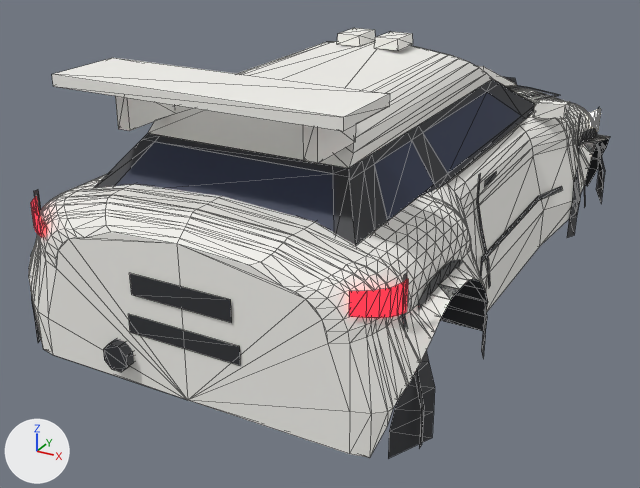
The glTF model assets/meshes/lynx/Lynx.glb: old version first, new version second.
The view is the same before and after, from a 50 mm lens placed at (6.49, -13.68, 5.36), pointed at (-0.53, -0.92, -1.01). Every picture has the same lights, and +X, +Y and +Z are marked at lower left. The first picture is the older version. Mesh edges are drawn as thin lines.

The older version as bpy lines, for what is in view:
```python
me_opt_wing_rally_wingblade = bpy.data.meshes.new('Opt_Wing_Rally_WingBlade')
me_opt_wing_rally_wingblade.from_pydata(...)  # a box spanning x -2.15..2.15, y -5.25..-4.05, z 2.57..2.73
me_opt_wing_rally_wingblade.materials.append(mat_body)  # white #f7f6f1
me_tailgarnish = bpy.data.meshes.new('TailGarnish')
me_tailgarnish.from_pydata([(-0.9, -5.62, -0.6), (0.9, -5.62, -0.6), (0.9, -5.62, -0.32), (-0.9, -5.62, -0.32)], [], [(0, 1, 2), (0, 2, 3)])
me_tailgarnish.materials.append(mat_trim)  # dark grey #2f3035
me_trunk = bpy.data.meshes.new('Trunk')
me_trunk.from_pydata(...)  # 25 vertices, 32 faces; spans x -2.3..2.3, y -5.15..-4.85, z 0.96..1.2
me_trunk.materials.append(mat_body)  # white #f7f6f1
ob_opt_wing_rally_wingblade = bpy.data.objects.new('Opt_Wing_Rally_WingBlade', me_opt_wing_rally_wingblade)
ob_opt_wing_rally_wingblade.location = (0.0, 0.0, 0.0)
ob_tailgarnish = bpy.data.objects.new('TailGarnish', me_tailgarnish)
ob_tailgarnish.location = (0.0, 0.0, 0.0)
ob_trunk = bpy.data.objects.new('Trunk', me_trunk)
ob_trunk.location = (0.0, 0.0, 0.0)
# also in view: 'Cowl' at (0.0, -0.92, 1.06); 'Fender_RR' at (2.51, -3.25, -0.23); 'RearPanel' at (0.0, -5.63, 0.16); 'Opt_Wing_Rally_Wing' at (0.0, -4.25, 2.26); 'Door_FR' at (2.51, 0.82, -0.24)
```
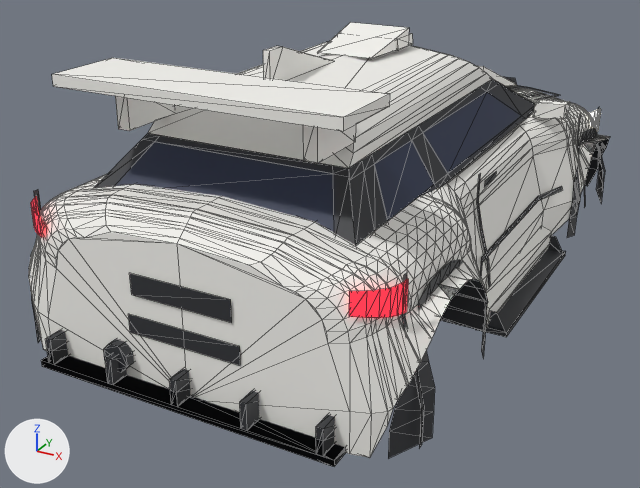
What changed in the scene script:
```text
Add me_opt_roof_scoop_accroofscoop:
    me_opt_roof_scoop_accroofscoop.from_pydata([(-0.48, -1.1, 2.44), (0.48, -1.1, 2.44), (0.55, 0.2, 2.72), (-0.55, 0.2, 2.72), (0.55, 0.2, 2.42), (0.48, -1.1, 2.42), (-0.48, -1.1, 2.42), (-0.55, 0.2, 2.42)], [], [(0, 1, 2), (0, 2, 3), (4, 2, 1), (4, 1, 5), (6, 0, 3), (6, 3, 7)])
    me_opt_roof_scoop_accroofscoop.materials.append(mat_body)  # white #f7f6f1
Add me_opt_roof_fin_accsharkfin:
    me_opt_roof_fin_accsharkfin.from_pydata([(0.05, -3.05, 2.92), (0.05, -3.4, 2.92), (0.05, -3.4, 2.43), (0.05, -1.5, 2.43), (-0.05, -1.5, 2.43), (-0.05, -3.4, 2.43), (-0.05, -3.4, 2.92), (-0.05, -3.05, 2.92)], [], [(0, 1, 2), (0, 2, 3), (4, 5, 6), (4, 6, 7), (6, 1, 0), (6, 0, 7), (7, 0, 3), (7, 3, 4), (5, 2, 1), (5, 1, 6)])
    me_opt_roof_fin_accsharkfin.materials.append(mat_body)  # white #f7f6f1
Add ob_opt_skirts_side_accskirt_r:
    ob_opt_skirts_side_accskirt_r = bpy.data.objects.new('Opt_Skirts_Side_AccSkirt_R', me_opt_skirts_side_accskirt_r)  # 10 vertices, 14 faces; spans x 2.72..2.92, y -1.75..1.75, z -1.46..-0.98; in mat_body (white #f7f6f1)
    ob_opt_skirts_side_accskirt_r.location = (0.0, 0.0, 0.0)
Add ob_opt_skirts_blade_accsideblade_r:
    ob_opt_skirts_blade_accsideblade_r = bpy.data.objects.new('Opt_Skirts_Blade_AccSideBlade_R', me_opt_skirts_blade_accsideblade_r)  # 16 vertices, 16 faces; spans x 2.72..3.22, y -1.75..1.75, z -1.48..-1.12; in mat_trim (dark grey #2f3035)
    ob_opt_skirts_blade_accsideblade_r.location = (0.0, 0.0, 0.0)
Add ob_opt_roof_scoop_accroofscoop:
    ob_opt_roof_scoop_accroofscoop = bpy.data.objects.new('Opt_Roof_Scoop_AccRoofScoop', me_opt_roof_scoop_accroofscoop)
    ob_opt_roof_scoop_accroofscoop.location = (0.0, 0.0, 0.0)
Add ob_opt_roof_fin_accsharkfin:
    ob_opt_roof_fin_accsharkfin = bpy.data.objects.new('Opt_Roof_Fin_AccSharkFin', me_opt_roof_fin_accsharkfin)
    ob_opt_roof_fin_accsharkfin.location = (0.0, 0.0, 0.0)
Add ob_opt_diffuser_road_accdiffuser:
    ob_opt_diffuser_road_accdiffuser = bpy.data.objects.new('Opt_Diffuser_Road_AccDiffuser', me_opt_diffuser_road_accdiffuser)  # a box spanning x -2.4..2.4, y -5.89..-5.34, z -1.44..-1.34; a box spanning x -2.25..-2.15, y -5.89..-5.34, z -1.34..-1.12; a box spanning x -0.05..0.05, y -5.89..-5.34, z -1.34..-1.12; a box spanning x 2.15..2.25, y -5.89..-5.34, z -1.34..-1.12; in mat_trim (dark grey #2f3035)
    ob_opt_diffuser_road_accdiffuser.location = (0.0, 0.0, 0.0)
Add ob_opt_diffuser_race_accdiffuserrace:
    ob_opt_diffuser_race_accdiffuserrace = bpy.data.objects.new('Opt_Diffuser_Race_AccDiffuserRace', me_opt_diffuser_race_accdiffuserrace)  # a box spanning x -2.4..2.4, y -5.89..-4.99, z -1.44..-1.34; a box spanning x -2.25..-2.15, y -5.89..-4.99, z -1.34..-0.94; a box spanning x -1.15..-1.05, y -5.89..-4.99, z -1.34..-0.94; a box spanning x -0.05..0.05, y -5.89..-4.99, z -1.34..-0.94; a box spanning x 1.05..1.15, y -5.89..-4.99, z -1.34..-0.94; a box spanning x 2.15..2.25, y -5.89..-4.99, z -1.34..-0.94; in mat_trim (dark grey #2f3035)
    ob_opt_diffuser_race_accdiffuserrace.location = (0.0, 0.0, 0.0)
```

What differs and where, as boxes [x1, y1, x2, y2] in the pictures (640 x 488 px):
'Opt_Diffuser_Road_AccDiffuser', added: after [41, 344, 345, 467]
'Opt_Diffuser_Race_AccDiffuserRace', added: after [44, 330, 345, 466]
'Opt_Skirts_Blade_AccSideBlade_R', added: after [475, 236, 566, 337]
'Opt_Roof_Scoop_AccRoofScoop', added: after [317, 22, 409, 59]
'Opt_Skirts_Side_AccSkirt_R', added: after [486, 226, 551, 328]
'Opt_Roof_Fin_AccSharkFin', added: after [263, 46, 333, 80]
